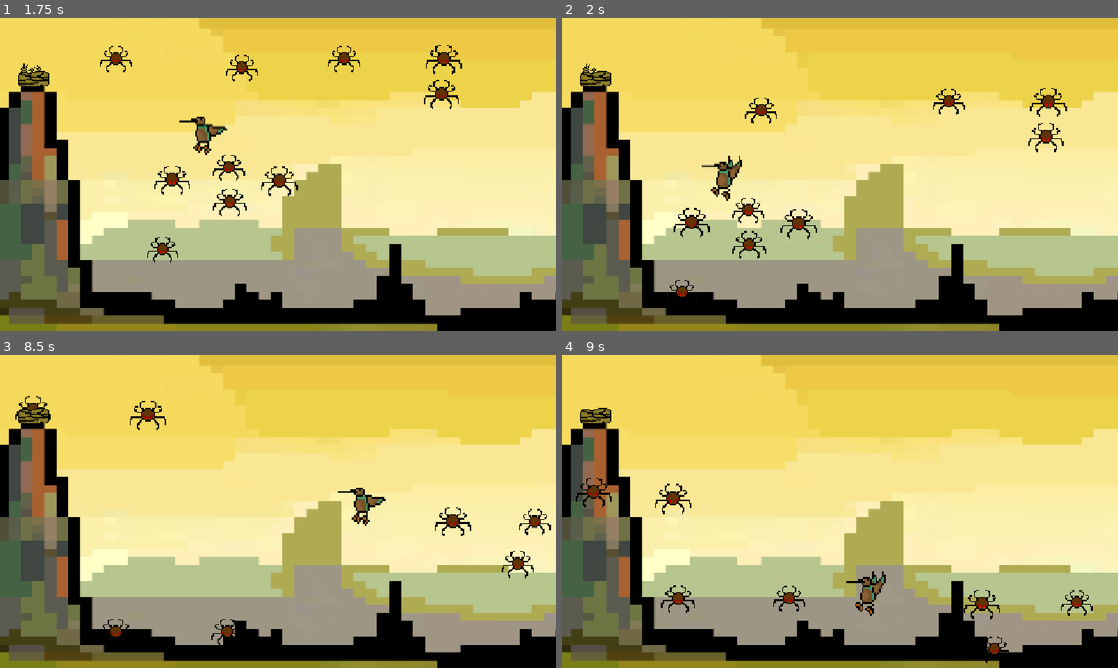
Above: before the commit, frames 1-4 (two rows, left to right).
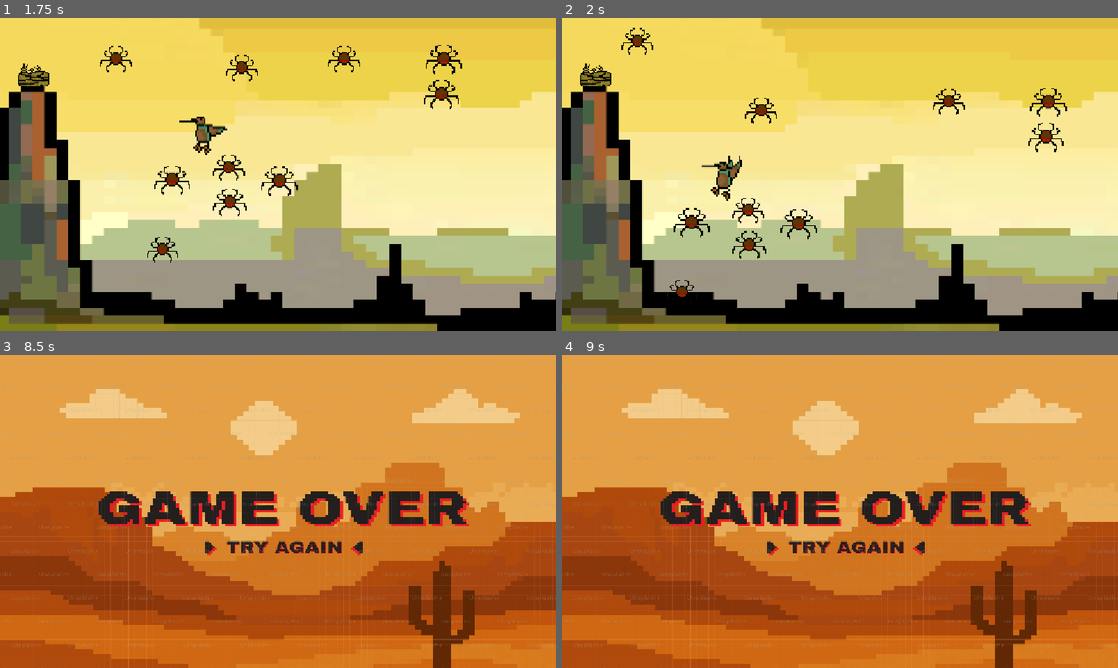
Above: after the commit, the same moments.

Repository: iggykoopa999/new-game-project
Game: Godot game, scene res://node.tscn
Two runs of this game, one before a commit and one after it. Both use one fixed random seed, a clock stepped at 60 frames per second and the inputs below.
Inputs:
- Up to frame 1 (1.75 s): hold Right (ui_right) 0.53-1.28 s; hold Down (ui_down) from 1.28 s (still down)
- Up to frame 2 (2 s): keep holding Down (ui_down)
- Up to frame 3 (8.5 s): release Down (ui_down) at 2.03 s; hold Right (ui_right) 2.03-2.78 s; hold Up (ui_up) 2.78-3.53 s; hold Left (ui_left) 3.53-5.03 s; hold Down (ui_down) 5.03-5.78 s; hold Right (ui_right) 5.78-6.53 s; hold Up (ui_up) 6.53-7.28 s; hold Right (ui_right) 7.28-8.03 s; hold Down (ui_down) from 8.03 s (still down)
- Up to frame 4 (9 s): release Down (ui_down) at 8.78 s; hold Left (ui_left) from 8.78 s (still down)

Frame 1 is identical in both runs. In frame 2, 0.2% of the frame differs, in the area x 4-17%, y 3-17%; in frame 3, 100%, in the area x 0-100%, y 0-100%; in frame 4, 100%.

Commit message:
YAYAYYAYAYAY

Diff:
--- a/node.tscn
+++ b/node.tscn
@@ -11,6 +11,7 @@
 [ext_resource type="Texture2D" uid="uid://mnwrs2720gui" path="res://Screenshot_2026-11-15_132019-removebg-preview.png" id="9_f0urt"]
 [ext_resource type="Texture2D" uid="uid://ckhildgbiim3d" path="res://Screenshot_2026-11-15_132143-removebg-preview.png" id="10_jfkdj"]
 [ext_resource type="Texture2D" uid="uid://db8jh65cpr2og" path="res://Screenshot_2026-11-15_104352-removebg-preview.png" id="11_jfkdj"]
+[ext_resource type="Texture2D" uid="uid://ov4rqxpvx1yk" path="res://premium_vector-1747805833449-d1ebb1f5666e.jpg" id="12_wt6go"]
 
 [sub_resource type="RectangleShape2D" id="RectangleShape2D_r657h"]
 size = Vector2(66, 52)
@@ -1452,7 +1453,7 @@
 texture = ExtResource("9_f0urt")
 
 [node name="CollisionShape2D3" type="CollisionShape2D" parent="Cave4" unique_id=2114219708]
-position = Vector2(-96, 24)
+position = Vector2(-90, 39)
 scale = Vector2(1.6959461, 2.0810812)
 shape = SubResource("RectangleShape2D_c3adt")
 
@@ -1465,7 +1466,7 @@
 texture = ExtResource("3_l6pdb")
 
 [node name="CollisionShape2D2" type="CollisionShape2D" parent="Cave" unique_id=1894813215]
-position = Vector2(-66.5, 38.320328)
+position = Vector2(-90.999985, 43.000004)
 scale = Vector2(1.695946, 2.0810812)
 shape = SubResource("RectangleShape2D_c3adt")
 
@@ -1479,7 +1480,7 @@
 texture = ExtResource("10_jfkdj")
 
 [node name="CollisionShape2D4" type="CollisionShape2D" parent="Cave2" unique_id=1693975120]
-position = Vector2(-232.92828, -114.80519)
+position = Vector2(-221.7251, -103.27272)
 shape = SubResource("RectangleShape2D_c3adt")
 
 [node name="Cave3" type="Area2D" parent="." unique_id=1595445528]
@@ -1491,8 +1492,8 @@
 scale = Vector2(0.085521646, 0.07351947)
 texture = ExtResource("11_jfkdj")
 
-[node name="CollisionShape2D5" type="CollisionShape2D" parent="Cave3" unique_id=1967505853]
-position = Vector2(-251.20717, -125.37662)
+[node name="CollisionShape2D5" type="CollisionShape2D" parent="Cave3" unique_id=1967505853 groups=["barriers"]]
+position = Vector2(-224.08366, -105.67532)
 shape = SubResource("RectangleShape2D_c3adt")
 
 [node name="THEREALPLAYER" type="CharacterBody2D" parent="." unique_id=1312716994]
@@ -1509,6 +1510,12 @@
 position = Vector2(188.00002, 104.00001)
 scale = Vector2(0.1897507, 0.17094024)
 shape = SubResource("RectangleShape2D_ed7rr")
+
+[node name="game_over" type="Sprite2D" parent="." unique_id=1251945332]
+visible = false
+position = Vector2(588, 325)
+scale = Vector2(0.396, 0.325)
+texture = ExtResource("12_wt6go")
 
 [connection signal="area_entered" from="Node2D/player/Pickup Area" to="Node2D/player" method="_on_pickup_area_area_entered"]
 [connection signal="area_entered" from="Node2D/player5/Pickup Area" to="Node2D/player5" method="_on_pickup_area_area_entered"]
--- a/player.gd
+++ b/player.gd
@@ -29,7 +29,10 @@
 			elif child is CollisionShape2D:
 				child.queue_free()
 		queue_free()
-
+	elif area.name == "Cave3":
+		var screen = get_tree().current_scene.find_child("game_over", true, false)
+		if screen:
+			screen.visible = true
 @onready var timer = $Timer
 
 
Binary file added: premium_vector-1747805833449-d1ebb1f5666e.jpg
Not shown, added: premium_vector-1747805833449-d1ebb1f5666e.jpg.import
